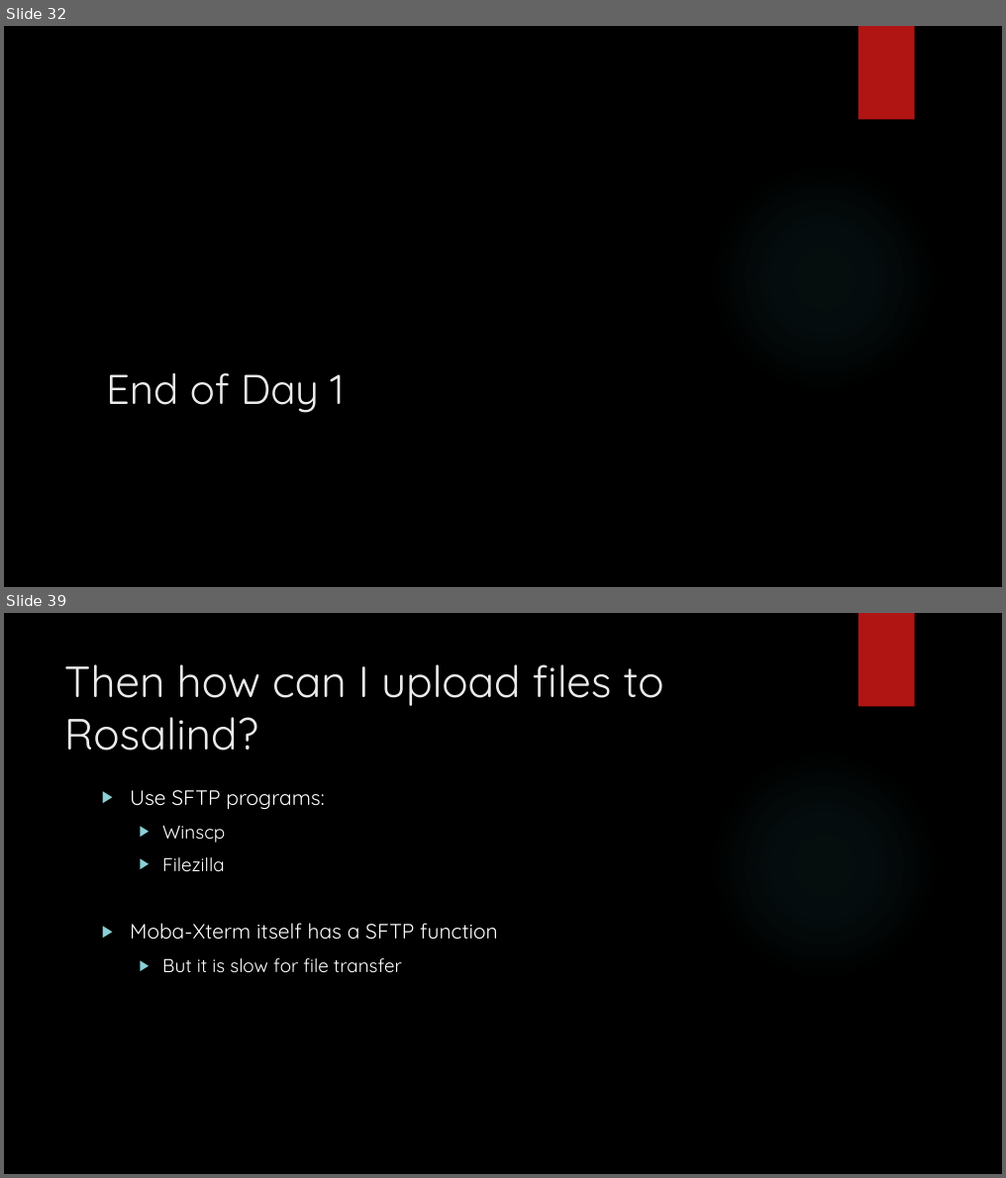
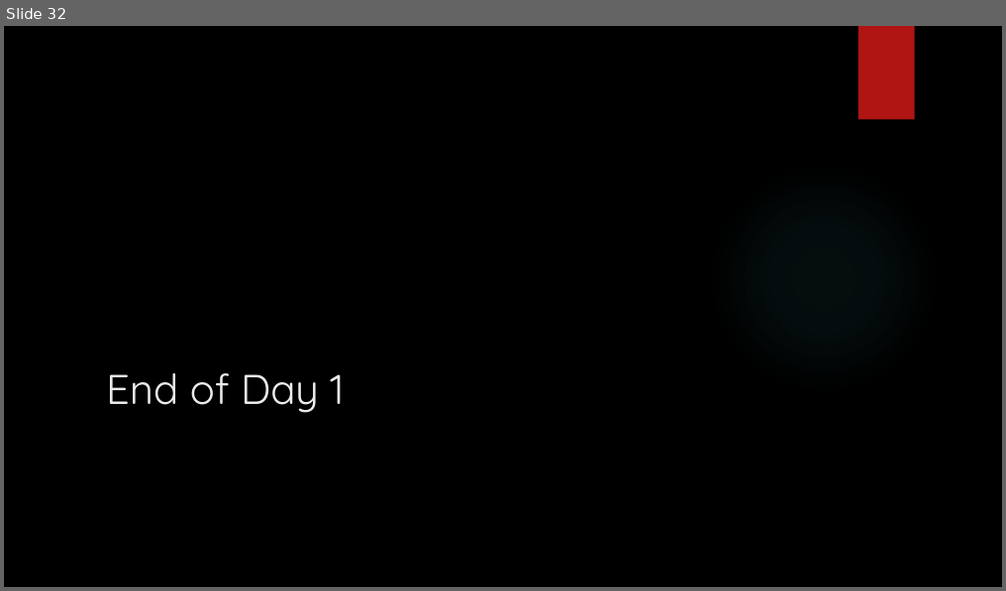
Before and after one commit to muharif/MicrobiomeKCL2020, a slide deck: IntroToLinux.pptx. Shown one above the other, each under a label of ours: slides 32 and 39 before the commit, slide 32 after it; the slides between them are not shown. The pictures are 1006x1178 and 1006x591 pixels, drawn with LibreOffice and Linux fonts; fonts in the diff are those of the drawing; background and template pictures are left out. Boxes give left, top, right and bottom in pixels: in the first picture for what was removed or moved away, otherwise in the second. Text is boxed around its words. In the diff, an @@ line names an element or a change of style, - is before the commit and + after.

```diff
--- a/IntroToLinux.pptx
+++ b/IntroToLinux.pptx
@@ slide 39 removed at (x1=4, y1=613, x2=1002, y2=1174), background picture (left out); not listed: 2 template elements that a slide beside it also shows @@
@@ title removed at (x1=64, y1=664, x2=664, y2=751) @@
-Then how can I upload files to Rosalind?
@@ text removed at (x1=130, y1=790, x2=498, y2=972) @@
-▶ Use SFTP programs:
-  ▶ Winscp
-  ▶ Filezilla
-▶ Moba-Xterm itself has a SFTP function
-  ▶ But it is slow for file transfer
```
Also in this commit, not shown: 21 other slides removed.
